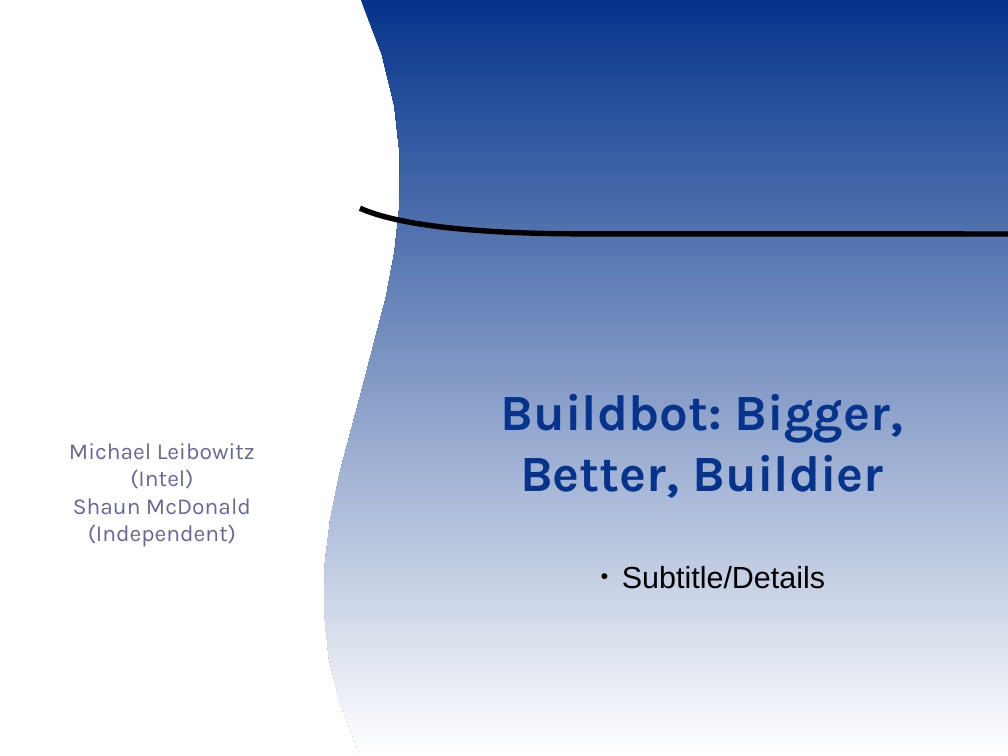
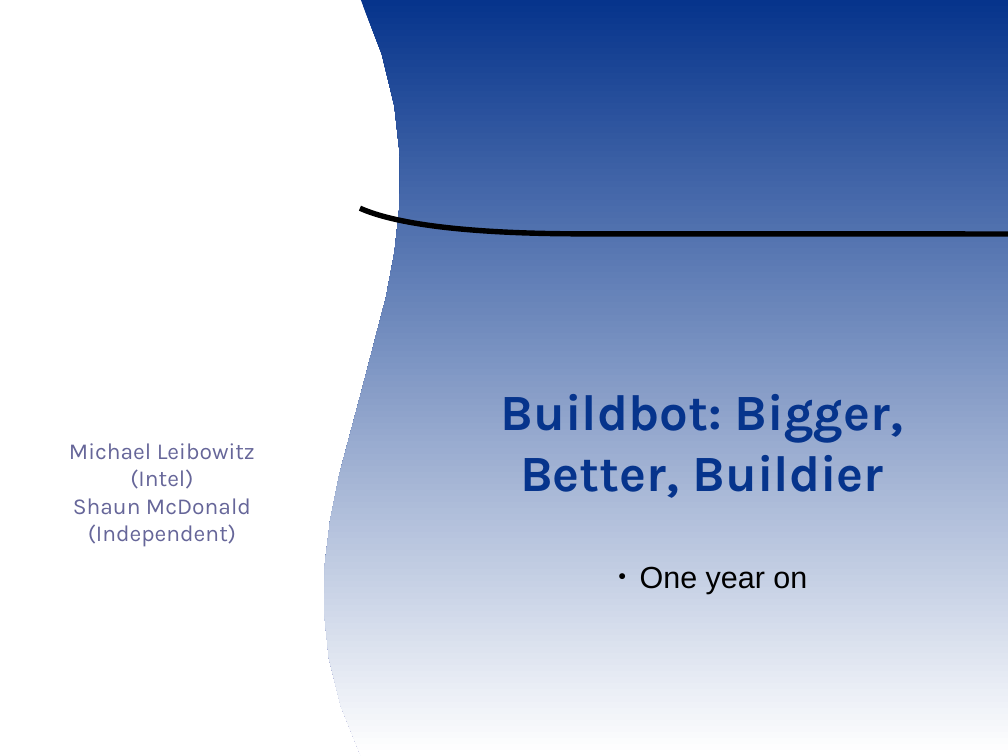
Before and after one commit to smsm1/ootermite, a slide deck: slide 2 of wiki/ooocon2007presentation.odp. Drawn at 1008x756 pixels with LibreOffice and Linux fonts; fonts in the diff are those of the drawing; background and template pictures are left out. Boxes give left, top, right and bottom in pixels: in the first picture for what was removed or moved away, otherwise in the second. Text is boxed around its words. In the diff, an @@ line names an element or a change of style, - is before the commit and + after.

Commit message:
Updates for the presentation adding my experience in creating a buildbot on Mac OS X, and some updates for the main instructions

```diff
--- a/wiki/ooocon2007presentation.odp
+++ b/wiki/ooocon2007presentation.odp
@@ subtitle at (x1=640, y1=566, x2=807, y2=594): text changed @@
-  ● Subtitle/Details
+  ● One year on
```
Also in this commit, not shown: 5 other slides changed, 1 slide added, 4 other files.
